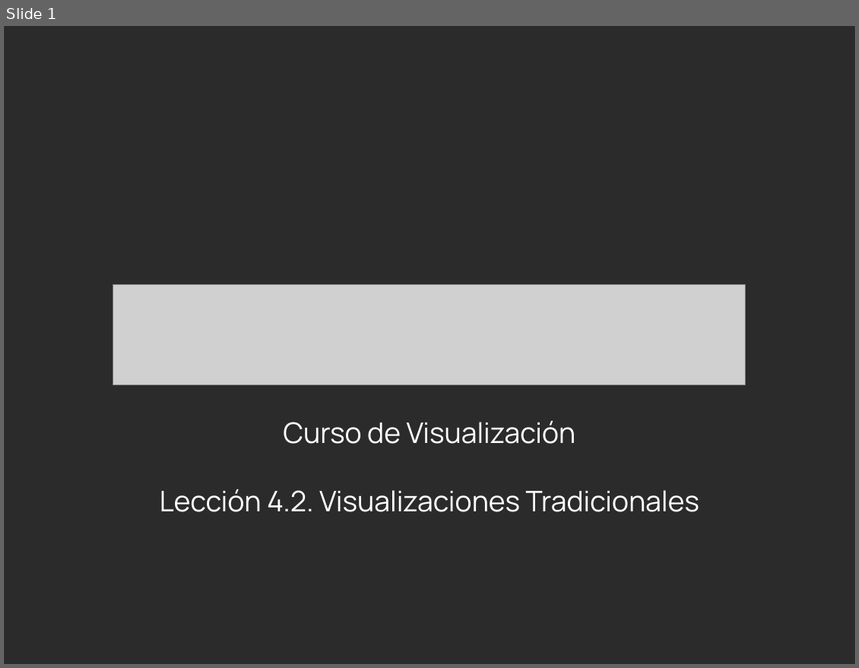
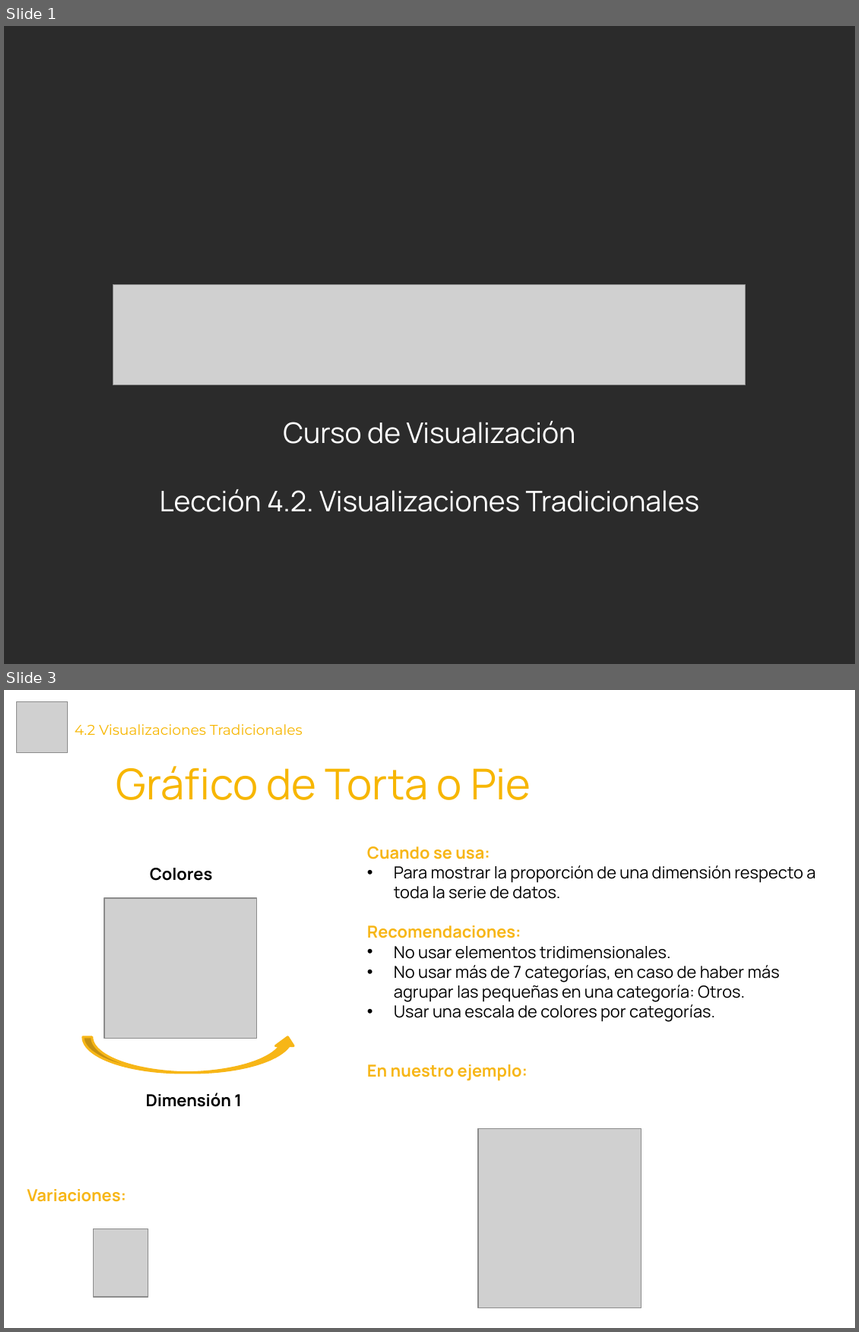
Before and after one commit to Laboratoria/curriculum, a slide deck: 18-data-visualization/Contenido Semana 2/4.2. Presentación - Visualizaciones Tradicionales.pptx. Shown one above the other, each under a label of ours: slide 1 before the commit, slides 1 and 3 after it; the slides between them are not shown. The pictures are 859x668 and 859x1332 pixels, drawn with LibreOffice and Linux fonts; fonts in the diff are those of the drawing; grey boxes stand for pictures; background and template pictures are left out; a plain dark background stands for a picture behind light text. Boxes give left, top, right and bottom in pixels: in the first picture for what was removed or moved away, otherwise in the second. Text is boxed around its words. In the diff, an @@ line names an element or a change of style, - is before the commit and + after.

```diff
--- a/18-data-visualization/Contenido Semana 2/4.2. Presentación - Visualizaciones Tradicionales.pptx
+++ b/18-data-visualization/Contenido Semana 2/4.2. Presentación - Visualizaciones Tradicionales.pptx
@@ slide 3 added at bbox=[4, 690, 855, 1328], background #FFFFFF @@
@@ picture added at bbox=[16, 702, 67, 753] @@
@@ title added at bbox=[75, 724, 303, 735], 12 pt, text #F7B600 @@
+4.2 Visualizaciones Tradicionales
@@ text added at bbox=[116, 766, 531, 800], 36 pt, text #F7B600 @@
+Gráfico de Torta o Pie
@@ text added at bbox=[367, 847, 816, 1081], 14 pt, text #000000 @@
+Cuando se usa:
+• Para mostrar la proporción de una dimensión respecto a toda la serie de datos.
+Recomendaciones:
+• No usar elementos tridimensionales.
+• No usar más de 7 categorías, en caso de haber más agrupar las pequeñas en una categoría: Otros.
+• Usar una escala de colores por categorías.
+En nuestro ejemplo:
@@ text added at bbox=[150, 868, 213, 881], 14 pt, text #000000, bold @@
+Colores
@@ picture added at bbox=[104, 898, 257, 1039] @@
@@ curved up arrow added at bbox=[83, 1037, 297, 1073], fill #F7B617, outline #F7B617 2 pt @@
@@ text added at bbox=[146, 1093, 242, 1107], 14 pt, text #000000, bold @@
+Dimensión 1
@@ picture added at bbox=[478, 1129, 641, 1308] @@
@@ text added at bbox=[27, 1189, 126, 1202], 14 pt, text #F7B617, bold @@
+Variaciones:
@@ picture added at bbox=[94, 1229, 148, 1297] @@
```
Also in this commit, not shown: 1 slide changed, 5 other slides added, 5 other files.
